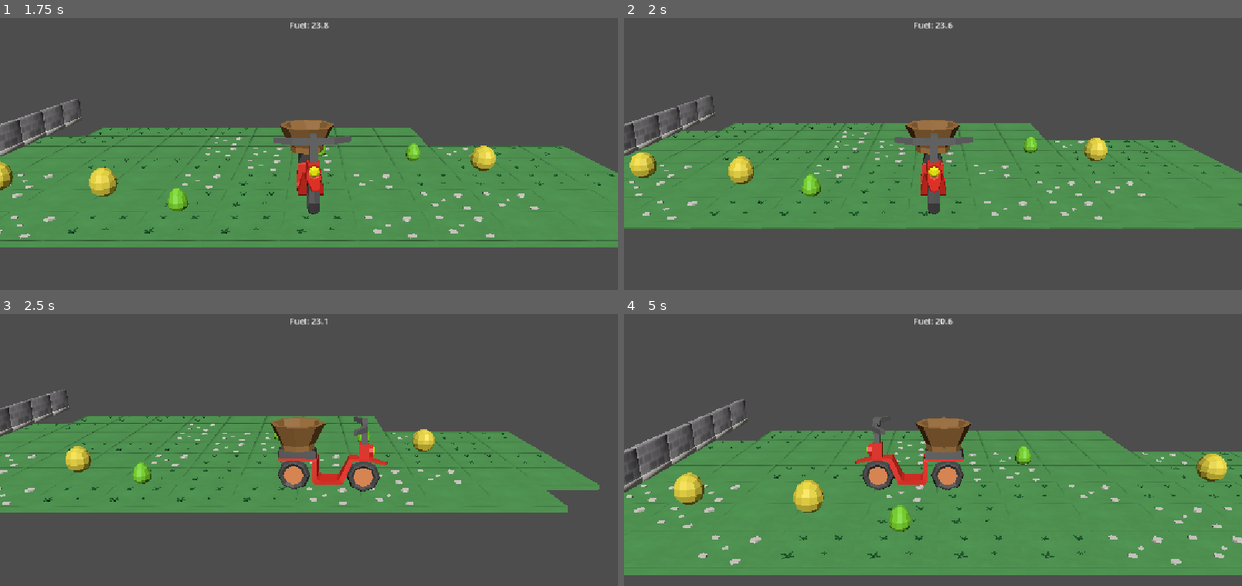
Above: before the commit, frames 1-4 (two rows, left to right).
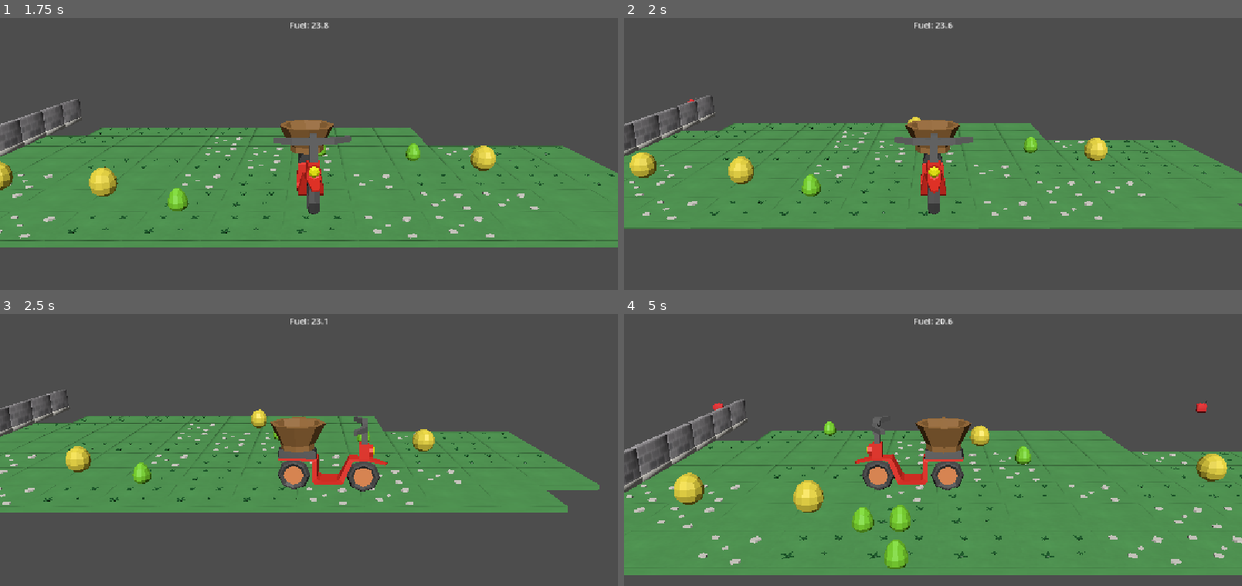
Above: after the commit, the same moments.

Repository: Moisxphillip/GMTK2026
Game: Godot game, scene res://content/level/level.tscn
Two runs of this game, one before a commit and one after it. Both use one fixed random seed, a clock stepped at 60 frames per second and the inputs below. The project has no main scene, so this scene is started directly.
Inputs:
- Up to frame 1 (1.75 s): tap Enter (ui_accept) at 0.5 s; hold D (Right) 0.53-1.28 s; tap F (Interact) at 0.6, 1.35 s; tap Space (Jump) at 0.77, 1.52 s; hold S (Down) from 1.28 s (still down)
- Up to frame 2 (2 s): keep holding S (Down)
- Up to frame 3 (2.5 s): release S (Down) at 2.03 s; hold D (Right) from 2.03 s (still down); tap F (Interact) at 2.1 s
- Up to frame 4 (5 s): release D (Right) at 2.78 s; hold W (Up) 2.78-3.53 s; tap F (Interact) at 2.85, 3.6, 4.35 s; tap Space (Jump) at 3.02, 3.77, 4.52 s; hold A (Left) from 3.53 s (still down)

Frame 1 is identical in both runs. In frame 2, less than 0.1% of the frame differs, in the area x 10-48%, y 29-39%; in frame 3, 0.1%; in frame 4, 1.0%, in the area x 14-95%, y 31-94%.

Commit message:
Added timer to scene

Diff:
--- a/content/item/gas.gd
+++ b/content/item/gas.gd
@@ -2,6 +2,6 @@
 
 
 func _on_area_entered(area: Area3D) -> void:
-    if area.name == "Interactions":
-        area.get_parent().get_parent().fuel +=10.0
-        queue_free()
+	if area.name == "Interactions":
+		area.get_parent().get_parent().fuel +=10.0
+		queue_free()
--- a/content/item/item.gd
+++ b/content/item/item.gd
@@ -7,26 +7,26 @@
 var interactable:bool = false
 # Called when the node enters the scene tree for the first time.
 func _ready() -> void:
-    if randi() % 2 == 0:
-        fruit = chirimoya.instantiate()
-    else:
-        fruit = maracuja.instantiate()
-    add_child(fruit)
+	if randi() % 2 == 0:
+		fruit = chirimoya.instantiate()
+	else:
+		fruit = maracuja.instantiate()
+	add_child(fruit)
 
 
 # Called every frame. 'delta' is the elapsed time since the previous frame.
 func _process(_delta: float) -> void:
-    if interactable and Input.is_action_just_pressed("Interact"):
-        queue_free() # Remove the item from the scene
-        pass #Add gather code
-    pass
+	if interactable and Input.is_action_just_pressed("Interact"):
+		queue_free() # Remove the item from the scene
+		pass #Add gather code
+	pass
 
 
 func _on_area_entered(_area: Area3D) -> void:
-    interactable = true
-    fruit.get_child(0).material_overlay = outline
+	interactable = true
+	fruit.get_child(0).material_overlay = outline
 
 
 func _on_area_exited(_area: Area3D) -> void:
-    interactable = false
-    fruit.get_child(0).material_overlay = null
+	interactable = false
+	fruit.get_child(0).material_overlay = null
--- a/content/level/level.tscn
+++ b/content/level/level.tscn
@@ -356,3 +356,12 @@
 [node name="Tile4" parent="Floor2" unique_id=858001323 instance=ExtResource("8_ysoro")]
 transform = Transform3D(1, 0, 0, 0, 1, 0, 0, 0, 1, 2.015302, 0, 0)
 visible = false
+
+[node name="GasTimer" type="Timer" parent="." unique_id=1216548678]
+autostart = true
+
+[node name="FruitTimer" type="Timer" parent="." unique_id=1583872562]
+autostart = true
+
+[connection signal="timeout" from="GasTimer" to="." method="_on_gas_timer_timeout"]
+[connection signal="timeout" from="FruitTimer" to="." method="_on_fruit_timer_timeout"]
--- a/content/player/camera.gd
+++ b/content/player/camera.gd
@@ -7,17 +7,17 @@
 var offset: Vector3 = Vector3.ZERO
 
 func _ready():
-    offset = global_transform.origin
-    if target:
-        current_position = target.global_transform.origin + offset
+	offset = global_transform.origin
+	if target:
+		current_position = target.global_transform.origin + offset
 
 func _physics_process(delta):
-    if not target:
-        return
+	if not target:
+		return
 
-    var desired_position = target.global_transform.origin + offset
-    var lerp_factor = smoothness * delta
+	var desired_position = target.global_transform.origin + offset
+	var lerp_factor = smoothness * delta
 
-    current_position = current_position.lerp(desired_position, lerp_factor)
+	current_position = current_position.lerp(desired_position, lerp_factor)
 
-    global_transform.origin = current_position
+	global_transform.origin = current_position
